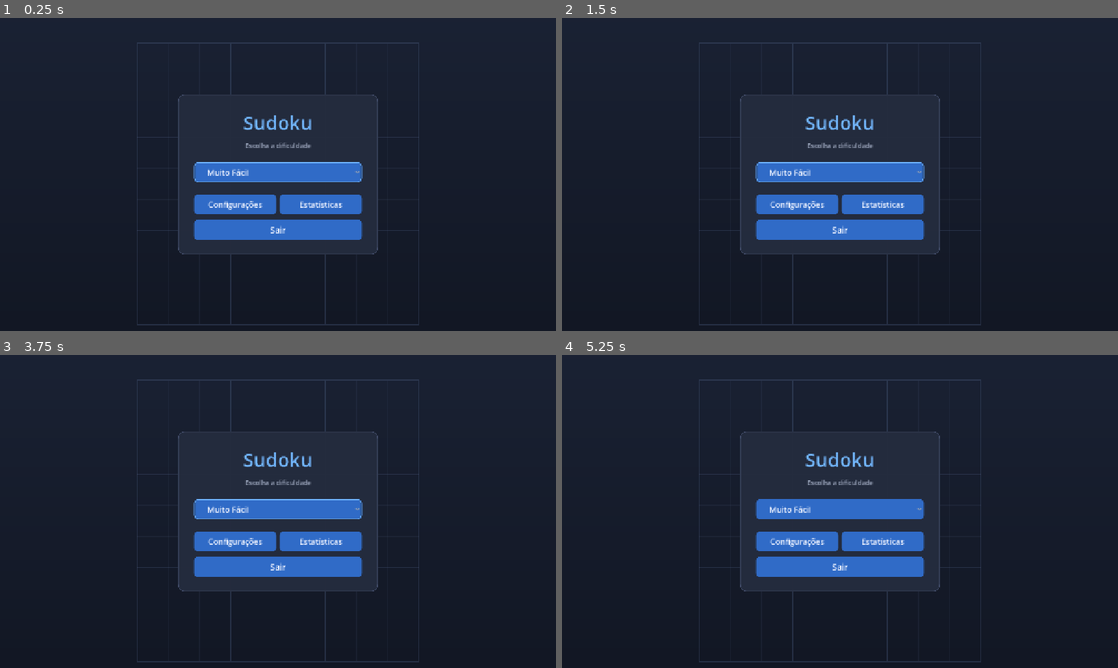
Above: before the commit, frames 1-4 (two rows, left to right).
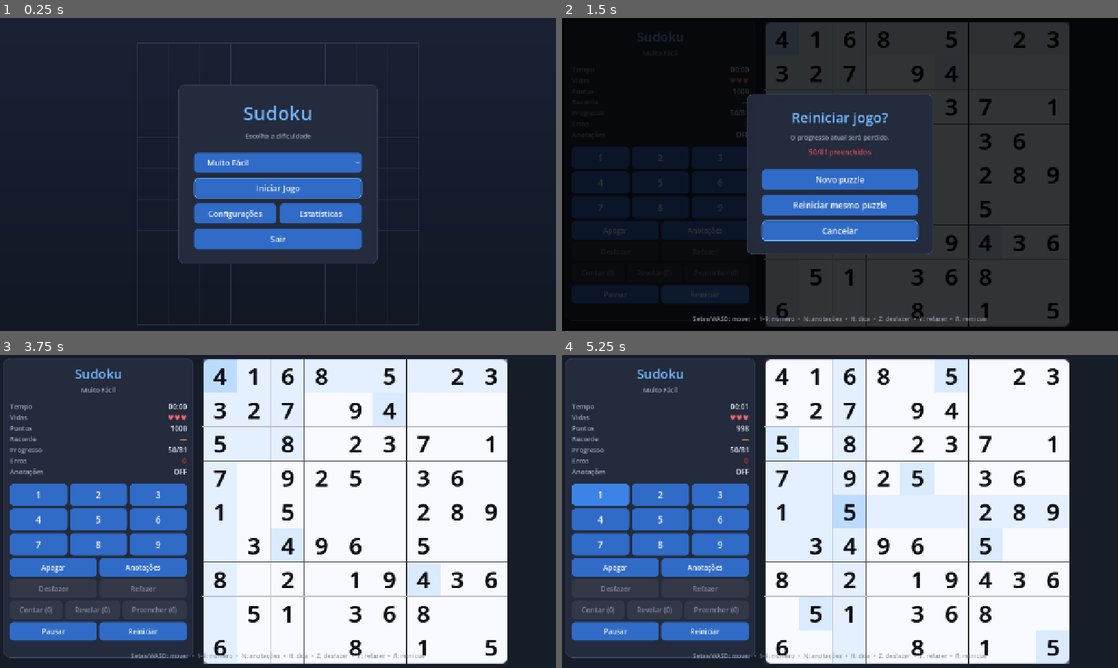
Above: after the commit, the same moments.

Repository: IsabelaCBranco/Jogo-Sudoku
Game: Godot game, scene res://scenes/main_menu/main_menu.tscn
Two runs of this game, one before a commit and one after it. Both use one fixed random seed, a clock stepped at 60 frames per second and the inputs below.
Inputs (mouse positions are in pixels of both pictures, inside the frame that each line leads up to):
- Up to frame 1 (0.25 s): no input
- Up to frame 2 (1.5 s): click (840, 187) at 0.5 s, where only the run after the commit has a clickable "Iniciar Jogo"; click (706, 293) at 1.25 s, where only the run after the commit has a clickable "Reiniciar"
- Up to frame 3 (3.75 s): click (144, 630) at 2 s, where only the run after the commit has a clickable "Reiniciar"; click (144, 630) at 2.75 s, where only the run after the commit has a clickable "Reiniciar"; click (278, 533) at 3.5 s, where only the run after the commit has a clickable "Reiniciar"
- Up to frame 4 (5.25 s): click (840, 508) at 4.25 s, where only the run before the commit has a clickable "Muito Fácil"; click (600, 495) at 5 s, where only the run after the commit has a clickable "1"

The runs differ from the first frame. In frame 1, 6.9% of the frame differs, in the area x 32-68%, y 21-79%; in frame 2, 64%; in frame 3, 69%, in the area x 0-92%, y 1-99%; in frame 4, 69%.

Commit message:
feat: adicionar botao Iniciar Jogo no menu principal
- Dropdown de dificuldade nao navega mais ao selecionar
- Botao 'Iniciar Jogo' inicia partida com a dificuldade escolhida
- Atualizar testes para cobrir novo comportamento

Diff:
--- a/scenes/main_menu/main_menu.tscn
+++ b/scenes/main_menu/main_menu.tscn
@@ -87,8 +87,12 @@
 layout_mode = 2
 text = "Muito Fácil"
 
-[node name="Separador2" type="HSeparator" parent="Centro/Card/Margin/VBox"]
+[node name="BtnIniciar" type="Button" parent="Centro/Card/Margin/VBox"]
+unique_name_in_owner = true
+custom_minimum_size = Vector2(0, 46)
 layout_mode = 2
+text = "Iniciar Jogo"
+theme_override_font_sizes/font_size = 19
 
 [node name="BtnContinuar" type="Button" parent="Centro/Card/Margin/VBox"]
 unique_name_in_owner = true
--- a/scripts/ui/main_menu.gd
+++ b/scripts/ui/main_menu.gd
@@ -17,15 +17,15 @@
 func _ready() -> void:
 	_preencher_dificuldades()
 	_ajustar_continuar()
+	%BtnIniciar.pressed.connect(iniciar_jogo)
 	%BtnContinuar.pressed.connect(continuar_partida)
 	%BtnConfiguracoes.pressed.connect(abrir_configuracoes)
 	%BtnEstatisticas.pressed.connect(abrir_estatisticas)
 	%BtnSair.pressed.connect(_ao_sair)
-	%OpcaoDificuldade.item_selected.connect(_ao_selecionar_dificuldade)
 	if %BtnContinuar.visible:
 		%BtnContinuar.grab_focus()
 	else:
-		%OpcaoDificuldade.grab_focus()
+		%BtnIniciar.grab_focus()
 
 
 func _preencher_dificuldades() -> void:
@@ -41,7 +41,12 @@
 	%OpcaoDificuldade.selected = 0
 
 
-func _ao_selecionar_dificuldade(indice: int) -> void:
+func _ao_selecionar_dificuldade(_indice: int) -> void:
+	pass
+
+
+func iniciar_jogo() -> void:
+	var indice: int = %OpcaoDificuldade.selected
 	escolher_dificuldade(indice + 1)
 
 
--- a/tests/test_main_menu.gd
+++ b/tests/test_main_menu.gd
@@ -39,11 +39,22 @@
 	assert_eq(dropdown.get_item_text(4), "Especialista")
 
 
-func test_selecionar_dificuldade_no_dropdown_navega() -> void:
+func test_selecionar_dificuldade_no_dropdown_nao_navega() -> void:
 	var menu := _instanciar_menu()
 	await wait_physics_frames(2)
 	var dropdown: OptionButton = menu.get_node("Centro/Card/Margin/VBox/OpcaoDificuldade")
 	dropdown.item_selected.emit(3)
+
+	assert_eq(GameSession.dificuldade_selecionada, 0)
+	assert_eq(_rotas, [])
+
+
+func test_iniciar_jogo_navega_com_dificuldade_selecionada() -> void:
+	var menu := _instanciar_menu()
+	await wait_physics_frames(2)
+	var dropdown: OptionButton = menu.get_node("Centro/Card/Margin/VBox/OpcaoDificuldade")
+	dropdown.selected = 3
+	menu.iniciar_jogo()
 
 	assert_eq(GameSession.dificuldade_selecionada, DifficultyManager.Dificuldade.DIFICIL)
 	assert_false(GameSession.continuar)
@@ -99,3 +110,12 @@
 	SaveManager.salvar_partida({"versao": 1})
 	menu._ajustar_continuar()
 	assert_true(menu.get_node("Centro/Card/Margin/VBox/BtnContinuar").visible)
+
+
+func test_botao_iniciar_existe_e_visivel() -> void:
+	var menu := _instanciar_menu()
+	await wait_physics_frames(2)
+	var botao: Button = menu.get_node("Centro/Card/Margin/VBox/BtnIniciar")
+	assert_not_null(botao)
+	assert_true(botao.visible)
+	assert_eq(botao.text, "Iniciar Jogo")
